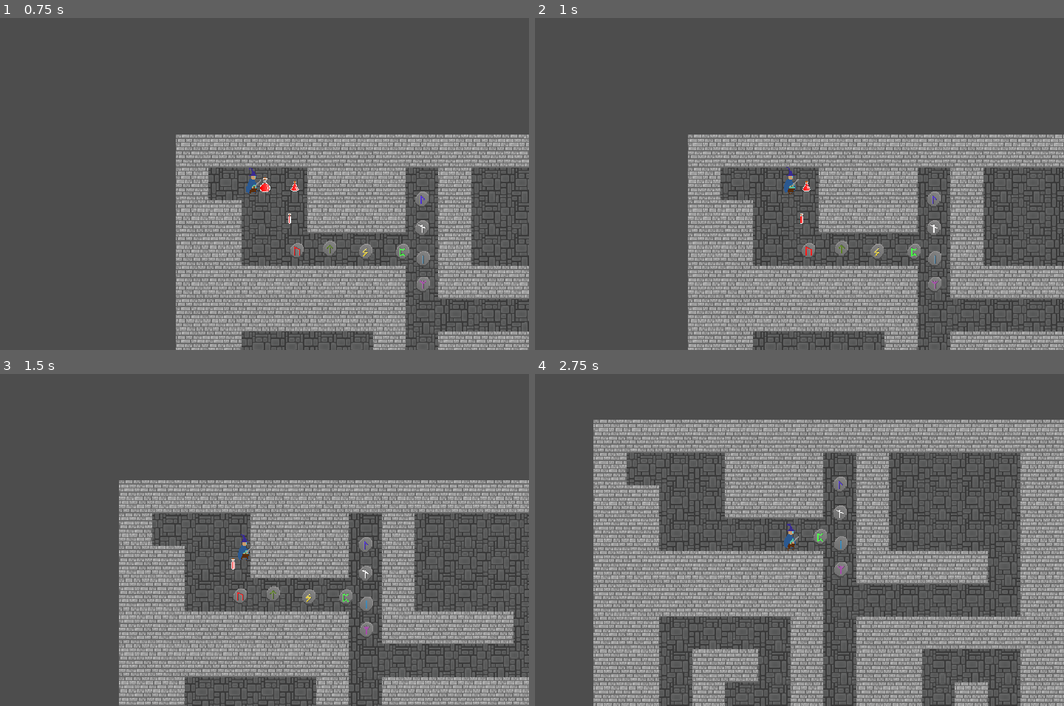
Above: before the commit, frames 1-4 (two rows, left to right).
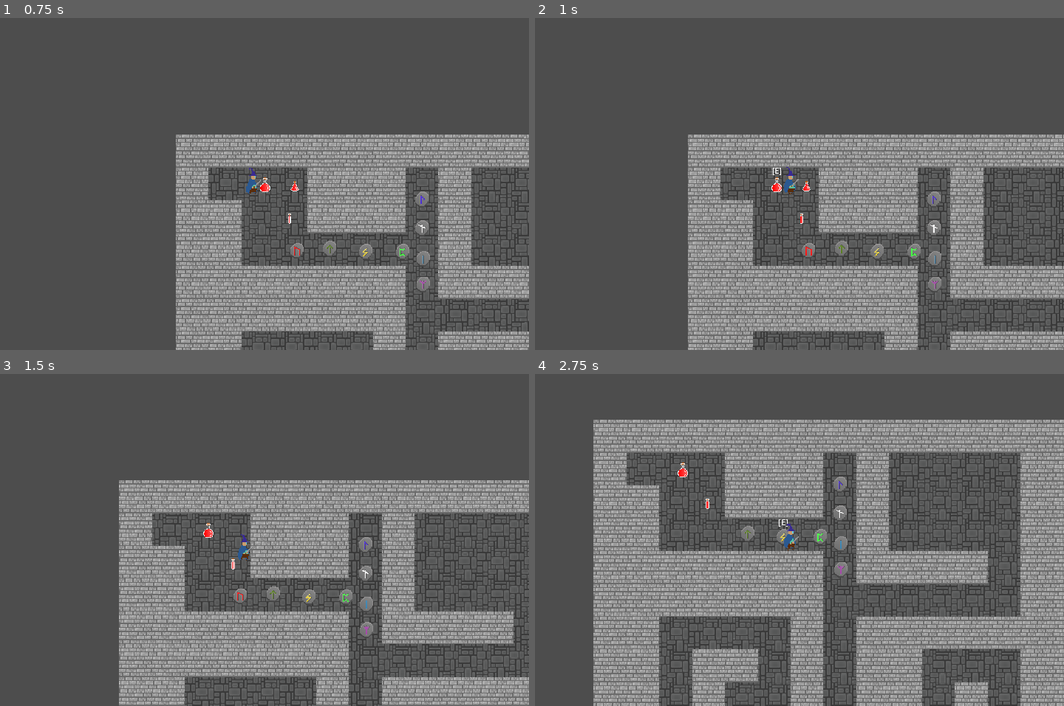
Above: after the commit, the same moments.

Repository: JCudak/ConquerDarkness
Game: Godot game, scene res://assets/scenes/main.tscn
Two runs of this game, one before a commit and one after it. Both use one fixed random seed, a clock stepped at 60 frames per second and the inputs below.
Inputs:
- Up to frame 1 (0.75 s): tap Enter at 0.5 s; hold Right (right) from 0.53 s (still down); hold E (pickup_item, bound only after the commit) from 0.53 s (still down)
- Up to frame 2 (1 s): keep holding Right (right); keep holding E (pickup_item, bound only after the commit)
- Up to frame 3 (1.5 s): release Right (right) at 1.28 s; release E (pickup_item, bound only after the commit) at 1.28 s; hold Down (down) from 1.28 s (still down); tap E (pickup_item, bound only after the commit) at 1.35 s
- Up to frame 4 (2.75 s): release Down (down) at 2.03 s; hold Right (right) from 2.03 s (still down); hold E (pickup_item, bound only after the commit) from 2.03 s (still down)

Frame 1 is identical in both runs. In frame 2, less than 0.1% of the frame differs, in the area x 44-47%, y 45-53%; in frame 3, less than 0.1%; in frame 4, 0.2%, in the area x 26-48%, y 26-52%.

Commit message:
[19] added tooltip label

Diff:
--- a/assets/scenes/collectables/potions/big_life_potion.tscn
+++ b/assets/scenes/collectables/potions/big_life_potion.tscn
@@ -22,4 +22,14 @@
 [node name="CollisionShape2D" type="CollisionShape2D" parent="."]
 shape = SubResource("CapsuleShape2D_1yyoh")
 
+[node name="Label" type="Label" parent="."]
+texture_filter = 1
+offset_left = -10.0
+offset_top = -42.0
+offset_right = 10.0
+offset_bottom = -14.0
+horizontal_alignment = 1
+vertical_alignment = 1
+
 [connection signal="body_entered" from="." to="." method="_on_body_entered"]
+[connection signal="body_exited" from="." to="." method="_on_body_exited"]
--- a/assets/scenes/collectables/potions/life_potion.tscn
+++ b/assets/scenes/collectables/potions/life_potion.tscn
@@ -22,4 +22,14 @@
 [node name="CollisionShape2D" type="CollisionShape2D" parent="."]
 shape = SubResource("CapsuleShape2D_1yyoh")
 
+[node name="Label" type="Label" parent="."]
+texture_filter = 1
+offset_left = -10.0
+offset_top = -42.0
+offset_right = 10.0
+offset_bottom = -14.0
+horizontal_alignment = 1
+vertical_alignment = 1
+
 [connection signal="body_entered" from="." to="." method="_on_body_entered"]
+[connection signal="body_exited" from="." to="." method="_on_body_exited"]
--- a/assets/scenes/collectables/potions/small_life_potion.tscn
+++ b/assets/scenes/collectables/potions/small_life_potion.tscn
@@ -22,4 +22,14 @@
 [node name="CollisionShape2D" type="CollisionShape2D" parent="."]
 shape = SubResource("CapsuleShape2D_1yyoh")
 
+[node name="Label" type="Label" parent="."]
+texture_filter = 1
+offset_left = -10.0
+offset_top = -42.0
+offset_right = 10.0
+offset_bottom = -14.0
+horizontal_alignment = 1
+vertical_alignment = 1
+
 [connection signal="body_entered" from="." to="." method="_on_body_entered"]
+[connection signal="body_exited" from="." to="." method="_on_body_exited"]
--- a/assets/scenes/collectables/runes/algiz_rune.tscn
+++ b/assets/scenes/collectables/runes/algiz_rune.tscn
@@ -22,4 +22,14 @@
 [node name="CollisionShape2D" type="CollisionShape2D" parent="."]
 shape = SubResource("CapsuleShape2D_1yyoh")
 
+[node name="Label" type="Label" parent="."]
+texture_filter = 1
+offset_left = -10.0
+offset_top = -42.0
+offset_right = 10.0
+offset_bottom = -14.0
+horizontal_alignment = 1
+vertical_alignment = 1
+
 [connection signal="body_entered" from="." to="." method="_on_body_entered"]
+[connection signal="body_exited" from="." to="." method="_on_body_exited"]
--- a/assets/scenes/collectables/runes/isa_rune.tscn
+++ b/assets/scenes/collectables/runes/isa_rune.tscn
@@ -22,4 +22,14 @@
 [node name="CollisionShape2D" type="CollisionShape2D" parent="."]
 shape = SubResource("CapsuleShape2D_1yyoh")
 
+[node name="Label" type="Label" parent="."]
+texture_filter = 1
+offset_left = -10.0
+offset_top = -42.0
+offset_right = 10.0
+offset_bottom = -14.0
+horizontal_alignment = 1
+vertical_alignment = 1
+
 [connection signal="body_entered" from="." to="." method="_on_body_entered"]
+[connection signal="body_exited" from="." to="." method="_on_body_exited"]
--- a/assets/scenes/collectables/runes/laguz_rune.tscn
+++ b/assets/scenes/collectables/runes/laguz_rune.tscn
@@ -22,4 +22,14 @@
 [node name="CollisionShape2D" type="CollisionShape2D" parent="."]
 shape = SubResource("CapsuleShape2D_1yyoh")
 
+[node name="Label" type="Label" parent="."]
+texture_filter = 1
+offset_left = -10.0
+offset_top = -42.0
+offset_right = 10.0
+offset_bottom = -14.0
+horizontal_alignment = 1
+vertical_alignment = 1
+
 [connection signal="body_entered" from="." to="." method="_on_body_entered"]
+[connection signal="body_exited" from="." to="." method="_on_body_exited"]
--- a/assets/scenes/collectables/runes/nauthiz_rune.tscn
+++ b/assets/scenes/collectables/runes/nauthiz_rune.tscn
@@ -22,4 +22,14 @@
 [node name="CollisionShape2D" type="CollisionShape2D" parent="."]
 shape = SubResource("CapsuleShape2D_1yyoh")
 
+[node name="Label" type="Label" parent="."]
+texture_filter = 1
+offset_left = -10.0
+offset_top = -42.0
+offset_right = 10.0
+offset_bottom = -14.0
+horizontal_alignment = 1
+vertical_alignment = 1
+
 [connection signal="body_entered" from="." to="." method="_on_body_entered"]
+[connection signal="body_exited" from="." to="." method="_on_body_exited"]
--- a/assets/scenes/collectables/runes/rerth_rune.tscn
+++ b/assets/scenes/collectables/runes/rerth_rune.tscn
@@ -22,4 +22,14 @@
 [node name="CollisionShape2D" type="CollisionShape2D" parent="."]
 shape = SubResource("CapsuleShape2D_1yyoh")
 
+[node name="Label" type="Label" parent="."]
+texture_filter = 1
+offset_left = -10.0
+offset_top = -42.0
+offset_right = 10.0
+offset_bottom = -14.0
+horizontal_alignment = 1
+vertical_alignment = 1
+
 [connection signal="body_entered" from="." to="." method="_on_body_entered"]
+[connection signal="body_exited" from="." to="." method="_on_body_exited"]
--- a/assets/scenes/collectables/runes/sowelu_rune.tscn
+++ b/assets/scenes/collectables/runes/sowelu_rune.tscn
@@ -22,4 +22,14 @@
 [node name="CollisionShape2D" type="CollisionShape2D" parent="."]
 shape = SubResource("CapsuleShape2D_1yyoh")
 
+[node name="Label" type="Label" parent="."]
+texture_filter = 1
+offset_left = -10.0
+offset_top = -42.0
+offset_right = 10.0
+offset_bottom = -14.0
+horizontal_alignment = 1
+vertical_alignment = 1
+
 [connection signal="body_entered" from="." to="." method="_on_body_entered"]
+[connection signal="body_exited" from="." to="." method="_on_body_exited"]
--- a/assets/scenes/collectables/runes/teiwaz_rune.tscn
+++ b/assets/scenes/collectables/runes/teiwaz_rune.tscn
@@ -22,4 +22,14 @@
 [node name="CollisionShape2D" type="CollisionShape2D" parent="."]
 shape = SubResource("CapsuleShape2D_1yyoh")
 
+[node name="Label" type="Label" parent="."]
+texture_filter = 1
+offset_left = -10.0
+offset_top = -42.0
+offset_right = 10.0
+offset_bottom = -14.0
+horizontal_alignment = 1
+vertical_alignment = 1
+
 [connection signal="body_entered" from="." to="." method="_on_body_entered"]
+[connection signal="body_exited" from="." to="." method="_on_body_exited"]
--- a/assets/scenes/collectables/runes/urus_rune.tscn
+++ b/assets/scenes/collectables/runes/urus_rune.tscn
@@ -22,4 +22,14 @@
 [node name="CollisionShape2D" type="CollisionShape2D" parent="."]
 shape = SubResource("CapsuleShape2D_1yyoh")
 
+[node name="Label" type="Label" parent="."]
+texture_filter = 1
+offset_left = -10.0
+offset_top = -42.0
+offset_right = 10.0
+offset_bottom = -14.0
+horizontal_alignment = 1
+vertical_alignment = 1
+
 [connection signal="body_entered" from="." to="." method="_on_body_entered"]
+[connection signal="body_exited" from="." to="." method="_on_body_exited"]
--- a/project.godot
+++ b/project.godot
@@ -64,6 +64,11 @@
 "events": [Object(InputEventKey,"resource_local_to_scene":false,"resource_name":"","device":-1,"window_id":0,"alt_pressed":false,"shift_pressed":false,"ctrl_pressed":false,"meta_pressed":false,"pressed":false,"keycode":0,"physical_keycode":73,"key_label":0,"unicode":105,"echo":false,"script":null)
 ]
 }
+pickup_item={
+"deadzone": 0.5,
+"events": [Object(InputEventKey,"resource_local_to_scene":false,"resource_name":"","device":-1,"window_id":0,"alt_pressed":false,"shift_pressed":false,"ctrl_pressed":false,"meta_pressed":false,"pressed":false,"keycode":0,"physical_keycode":69,"key_label":0,"unicode":101,"echo":false,"script":null)
+]
+}
 
 [rendering]
 
--- a/scripts/collectable.gd
+++ b/scripts/collectable.gd
@@ -2,8 +2,32 @@
 
 @export var itemResource: InventoryItem
 @onready var inventory: Inventory = preload("res://assets/resources/inventory/player_inventory.tres")
+@onready var label = $Label
+
+var canPick = false
+const PICKUP_KEY = 'E'
+
+func _ready():
+	set_process_input(false)
+	label.text = "["+PICKUP_KEY+"]"
+	label.visible = false
 
 func _on_body_entered(body):
-	if(body.name == "Player" && inventory.has_space()):
-		inventory.insert(itemResource)
-		queue_free()
+	if body.name == "Player":
+		label.visible = true
+		canPick = true
+		set_process_input(true)
+
+func _on_body_exited(body):
+	if body.name == "Player":
+		label.visible = false
+		canPick = false
+		set_process_input(false)
+
+func _input(event):
+	if event.is_action_pressed("pickup_item") and canPick:
+		if inventory.has_space():
+			inventory.insert(itemResource)
+			queue_free()
+		else:
+			pass
